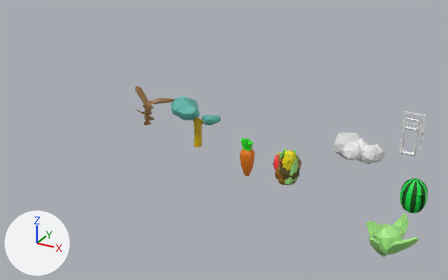
An edit to the FBX model Assets/Meshes/foods.fbx, drawn before and after from the same camera.
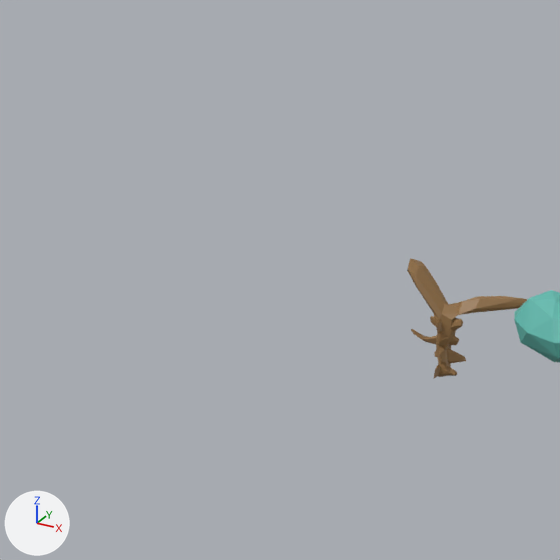
The first picture shows the older version from a 50 mm lens placed at (10.5, -61.3, 32.1), pointed at (-21.6, -2.9, 2.9). The close-ups show both versions on the part from 0% to 41% of the width and 0% to 66% of the height of that picture; other places that the commit changed are outside them. The axes (+X, +Y, +Z) are drawn at lower left. The lights are the same throughout. Where no turn or scale is listed for an object, it has been applied to the vertices.

In view in the first close-up: 'Cube.006', 'Leaves'.
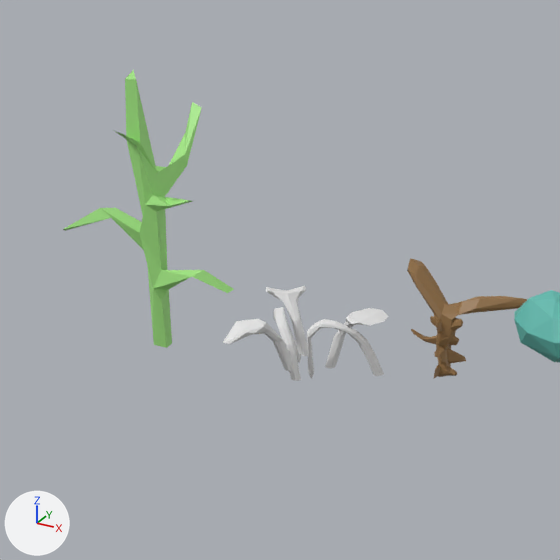
Changed parts and their boxes [x1, y1, x2, y2] in the close-ups (560 x 560 px):
'Cube.012', added (green)
    after: [63, 70, 234, 348]
'Cube.011', added
    after: [223, 319, 292, 372]
'Cube.008', added
    after: [307, 319, 384, 379]
'Cube.007', added
    after: [325, 308, 388, 368]
'Cube.010', added
    after: [266, 286, 307, 356]
'Cube.009', added
    after: [273, 307, 301, 381]

Patch to the scene script:
```diff
--- a/Assets/Meshes/foods.fbx.py
+++ b/Assets/Meshes/foods.fbx.py
@@ me_cube_050 @@
+me_cube_050.from_pydata(...)  # 71 vertices, 78 faces; spans x -3.1..0.22, y -1.76..0.22, z -0.11..3.06
@@ me_cube_054 @@
+me_cube_054.from_pydata(...)  # 48 vertices, 82 faces; spans x -4.36..3.73, y -1.94..4.17, z -0.45..12.71
+me_cube_054.materials.append(mat_cabbage)  # green #a3e783
@@ me_cube_051 @@
+me_cube_051.from_pydata(...)  # 50 vertices, 58 faces; spans x -2.47..0.25, y -0.21..2.59, z -0.11..3.03
@@ me_cube_052 @@
+me_cube_052.from_pydata(...)  # 30 vertices, 49 faces; spans x -2.53..0.26, y -0.19..1.92, z 0.41..3.06
@@ me_cube_053 @@
+me_cube_053.from_pydata(...)  # 30 vertices, 49 faces; spans x -1.47..0.23, y -2.81..0.23, z 0.41..3.06
@@ me_cube_049 @@
+me_cube_049.from_pydata(...)  # 39 vertices, 38 faces; spans x -0.24..2.76, y -0.4..1.47, z 0.41..3.13
@@ ob_cube_008 @@
+ob_cube_008 = bpy.data.objects.new('Cube.008', me_cube_050)
+ob_cube_008.location = (-38.67, 0.47, -0.07)
@@ ob_cube_012 @@
+ob_cube_012 = bpy.data.objects.new('Cube.012', me_cube_054)
+ob_cube_012.location = (-51.09, 0.0, 0.0)
@@ ob_cube_009 @@
+ob_cube_009 = bpy.data.objects.new('Cube.009', me_cube_051)
+ob_cube_009.location = (-41.4, -1.88, 0.0)
@@ ob_cube_010 @@
+ob_cube_010 = bpy.data.objects.new('Cube.010', me_cube_052)
+ob_cube_010.location = (-42.2, -0.31, 0.47)
@@ ob_cube_011 @@
+ob_cube_011 = bpy.data.objects.new('Cube.011', me_cube_053)
+ob_cube_011.location = (-41.68, -1.89, 0.39)
@@ ob_cube_007 @@
+ob_cube_007 = bpy.data.objects.new('Cube.007', me_cube_049)
+ob_cube_007.location = (-41.0, 0.0, 0.0)
```
